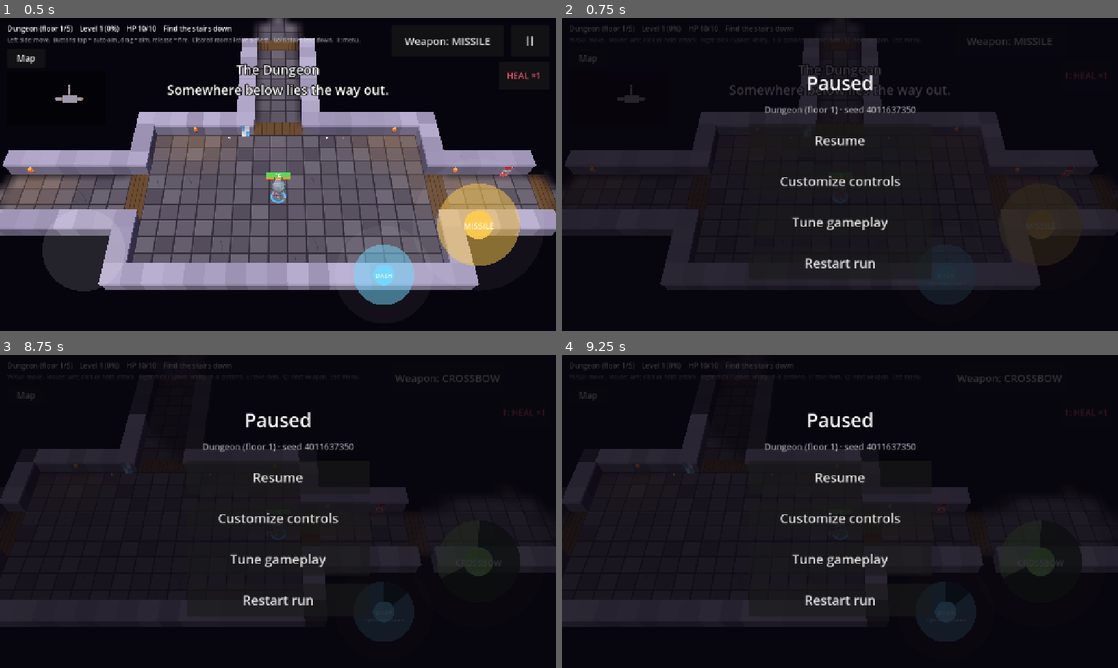
Above: before the commit, frames 1-4 (two rows, left to right).
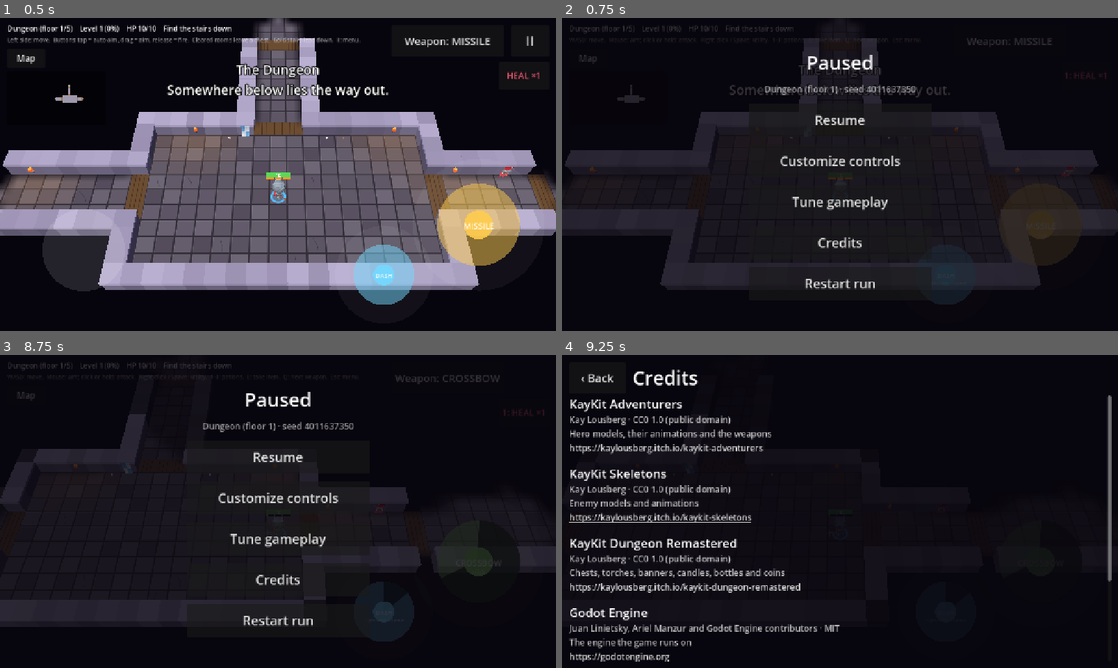
Above: after the commit, the same moments.

Repository: Zenb0t/toto
Game: Godot game, scene res://scenes/main.tscn
Same seed, same stepped clock (60 frames per second), same inputs: the game is played once before the commit and once after it.
Inputs (mouse positions are in pixels of both pictures, inside the frame that each line leads up to):
- Up to frame 1 (0.5 s): no input
- Up to frame 2 (0.75 s): click "II" at 0.5 s
- Up to frame 3 (8.75 s): click "Resume" at 1.25 s; click "Weapon: MISSILE" at 2 s; click "Weapon: SWORD" at 2.75 s; tap Enter at 3.5, 4.25 s; drag from (55, 436) to (333, 442) at 3.52 s; drag from (278, 511) to (250, 574) at 4.27 s; move the mouse to (333, 442) at 5.02 s; hold D (move_right) 5.03-5.75 s; tap 2 (drink_potion_2) at 5.1 s; click (333, 442) at 5.17 s; drag from (250, 574) to (111, 464) at 5.77 s; move the mouse to (444, 558) at 6.52 s; hold A (move_left) 6.53-7.25 s; hold Q (switch_weapon) 6.53-7.25 s; click (444, 558) at 6.67 s; tap Space at 6.77 s; tap M (toggle_minimap) at 7.15 s; drag from (111, 464) to (194, 433) at 7.27 s; move the mouse to (305, 511) at 8.02 s; hold S (move_down) from 8.03 s (still down); hold Right mouse button (use_utility) from 8.03 s (still down); click (305, 511) at 8.17 s; tap Escape (ui_cancel) at 8.65 s
- Up to frame 4 (9.25 s): release S (move_down) at 8.75 s; release Right mouse button (use_utility) at 8.75 s; click (840, 580) at 8.75 s, where only the run after the commit has a clickable "Credits"

Frame 1 is identical in both runs. In frame 2, 3.3% of the frame differs, in the area x 36-64%, y 11-87%; in frame 3, 3.2%; in frame 4, 9.5%, in the area x 1-99%, y 2-98%.

Commit message:
Add a Credits screen to the pause menu
Lists the KayKit packs, Godot and its default font, with author, license and link.
A test fails if a pack in assets/ is not credited.

Co-Authored-By: Claude Sonnet 5.5 <noreply@anthropic.com>
Claude-Session: https://claude.ai/code/session_01NBTQhKDyHsFYvgbDwCJ3N2

Diff:
--- a/scenes/main.tscn
+++ b/scenes/main.tscn
@@ -9,6 +9,7 @@
 [ext_resource type="Script" path="res://scripts/ui/potion_bar.gd" id="7"]
 [ext_resource type="Script" path="res://scripts/ui/run_summary_panel.gd" id="8"]
 [ext_resource type="Script" path="res://scripts/ui/keyboard_mouse_controls.gd" id="9"]
+[ext_resource type="Script" path="res://scripts/ui/credits_panel.gd" id="10"]
 
 [node name="Main" type="Node2D"]
 script = ExtResource("1")
@@ -94,6 +95,15 @@
 
 [node name="TuningPanel" parent="Overlay" instance=ExtResource("5")]
 
+[node name="CreditsPanel" type="Control" parent="Overlay"]
+layout_mode = 3
+anchors_preset = 15
+anchor_right = 1.0
+anchor_bottom = 1.0
+grow_horizontal = 2
+grow_vertical = 2
+script = ExtResource("10")
+
 [node name="RunSummary" type="Control" parent="Overlay"]
 layout_mode = 3
 anchors_preset = 15
--- a/scenes/ui/pause_menu.tscn
+++ b/scenes/ui/pause_menu.tscn
@@ -43,9 +43,9 @@
 anchor_right = 0.5
 anchor_bottom = 0.5
 offset_left = -210.0
-offset_top = -235.0
+offset_top = -270.0
 offset_right = 210.0
-offset_bottom = 235.0
+offset_bottom = 270.0
 grow_horizontal = 2
 grow_vertical = 2
 theme_override_constants/separation = 18
@@ -85,6 +85,13 @@
 theme_override_font_sizes/font_size = 30
 text = "Tune gameplay"
 
+[node name="Credits" type="Button" parent="Panel/Items"]
+custom_minimum_size = Vector2(0, 76)
+layout_mode = 2
+focus_mode = 0
+theme_override_font_sizes/font_size = 30
+text = "Credits"
+
 [node name="Restart" type="Button" parent="Panel/Items"]
 custom_minimum_size = Vector2(0, 76)
 layout_mode = 2
--- a/scripts/main.gd
+++ b/scripts/main.gd
@@ -68,6 +68,7 @@
 @onready var _pause_menu: PauseMenu = $Overlay/PauseMenu
 @onready var _layout_editor: LayoutEditor = $Overlay/LayoutEditor
 @onready var _tuning_panel: TuningPanel = $Overlay/TuningPanel
+@onready var _credits_panel: CreditsPanel = $Overlay/CreditsPanel
 @onready var _run_summary: RunSummaryPanel = $Overlay/RunSummary
 
 
@@ -218,6 +219,8 @@
 	_pause_menu.tuning_requested.connect(_on_tuning_requested)
 	_tuning_panel.tuning_changed.connect(_apply_tuning)
 	_tuning_panel.finished.connect(_on_tuning_finished)
+	_pause_menu.credits_requested.connect(_on_credits_requested)
+	_credits_panel.finished.connect(_on_credits_finished)
 	_run_summary.play_again_pressed.connect(_restart)
 
 
@@ -596,6 +599,16 @@
 	_pause_menu.return_to_panel()
 
 
+func _on_credits_requested() -> void:
+	_hud_layer.hide()
+	_credits_panel.open()
+
+
+func _on_credits_finished() -> void:
+	_hud_layer.show()
+	_pause_menu.return_to_panel()
+
+
 func _warn_if_failed(error: Error, what: String) -> void:
 	if error != OK:
 		push_warning("Could not save %s: %s" % [what, error_string(error)])
--- /dev/null
+++ b/scripts/ui/credits.gd
@@ -0,0 +1,41 @@
+class_name Credits
+extends RefCounted
+## Everything third-party the game is built with: who made it, under which license, and what we use it for.
+## Plain data, so the credits screen only has to show it.
+
+
+class Entry:
+	var name: String
+	var author: String
+	var license: String
+	var url: String
+	var used_for: String
+
+	func _init(entry_name: String, entry_author: String, entry_license: String, entry_url: String, entry_used_for: String) -> void:
+		name = entry_name
+		author = entry_author
+		license = entry_license
+		url = entry_url
+		used_for = entry_used_for
+
+
+const CC0 := "CC0 1.0 (public domain)"
+
+
+## Art first, then what the game runs on.
+static func entries() -> Array[Entry]:
+	return [
+		Entry.new("KayKit Adventurers", "Kay Lousberg", CC0, "https://kaylousberg.itch.io/kaykit-adventurers", "Hero models, their animations and the weapons"),
+		Entry.new("KayKit Skeletons", "Kay Lousberg", CC0, "https://kaylousberg.itch.io/kaykit-skeletons", "Enemy models and animations"),
+		Entry.new("KayKit Dungeon Remastered", "Kay Lousberg", CC0, "https://kaylousberg.itch.io/kaykit-dungeon-remastered", "Chests, torches, banners, candles, bottles and coins"),
+		Entry.new("Godot Engine", "Juan Linietsky, Ariel Manzur and Godot Engine contributors", "MIT", "https://godotengine.org", "The engine the game runs on"),
+		Entry.new("Noto Sans", "Google", "SIL Open Font License 1.1", "https://fonts.google.com/noto/specimen/Noto+Sans", "Godot's default font, used for all the text"),
+	]
+
+
+## What the game was inspired by and the tools it was made with; not code or assets we ship.
+static func thanks() -> PackedStringArray:
+	return PackedStringArray([
+		"Inspired by Dungeon Crawl Stone Soup and Brawl Stars.",
+		"Tests run on GUT by Tom \"Butch\" Wesley (MIT), which is not part of the game build.",
+	])
--- /dev/null
+++ b/scripts/ui/credits_panel.gd
@@ -0,0 +1,107 @@
+class_name CreditsPanel
+extends Control
+## Full-screen list of what the game is built with (see Credits): name, author, license and what it is used for,
+## with a link to each source. Back or Esc closes it; it only reports that, the composition root decides what's next.
+
+signal finished
+
+const BACKDROP_COLOR := Color(0.03, 0.02, 0.05, 0.92)
+const TITLE_SIZE := 44
+const NAME_SIZE := 28
+const LINE_SIZE := 20
+const BUTTON_SIZE := Vector2(130, 72)
+const MARGIN := 16
+const ENTRY_SEPARATION := 24
+const DETAIL_COLOR := Color(1, 1, 1, 0.75)
+
+var _list := VBoxContainer.new()
+
+
+func _ready() -> void:
+	set_anchors_preset(Control.PRESET_FULL_RECT)
+	var backdrop := ColorRect.new()
+	backdrop.color = BACKDROP_COLOR
+	backdrop.set_anchors_preset(Control.PRESET_FULL_RECT)
+	add_child(backdrop)
+	var page := VBoxContainer.new()
+	page.set_anchors_preset(Control.PRESET_FULL_RECT)
+	page.offset_left = MARGIN
+	page.offset_top = MARGIN
+	page.offset_right = -MARGIN
+	page.offset_bottom = -MARGIN
+	add_child(page)
+	page.add_child(_build_bar())
+	var scroll := ScrollContainer.new()
+	scroll.size_flags_vertical = Control.SIZE_EXPAND_FILL
+	scroll.horizontal_scroll_mode = ScrollContainer.SCROLL_MODE_DISABLED
+	page.add_child(scroll)
+	_list.size_flags_horizontal = Control.SIZE_EXPAND_FILL
+	_list.add_theme_constant_override("separation", ENTRY_SEPARATION)
+	scroll.add_child(_list)
+	_fill_list()
+	hide()
+
+
+func open() -> void:
+	show()
+
+
+func close() -> void:
+	hide()
+	finished.emit()
+
+
+func _unhandled_input(event: InputEvent) -> void:
+	if visible and event.is_action_pressed(&"ui_cancel"):
+		close()
+		get_viewport().set_input_as_handled()
+
+
+func _build_bar() -> Control:
+	var bar := HBoxContainer.new()
+	bar.add_theme_constant_override("separation", 16)
+	var back := Button.new()
+	back.text = "‹ Back"
+	back.custom_minimum_size = BUTTON_SIZE
+	back.focus_mode = Control.FOCUS_NONE
+	back.add_theme_font_size_override("font_size", 26)
+	back.pressed.connect(close)
+	bar.add_child(back)
+	var title := Label.new()
+	title.text = "Credits"
+	title.add_theme_font_size_override("font_size", TITLE_SIZE)
+	bar.add_child(title)
+	return bar
+
+
+func _fill_list() -> void:
+	for entry in Credits.entries():
+		_list.add_child(_entry_view(entry))
+	for line in Credits.thanks():
+		_list.add_child(_line(line, DETAIL_COLOR))
+
+
+func _entry_view(entry: Credits.Entry) -> Control:
+	var box := VBoxContainer.new()
+	var title := _line(entry.name, Color.WHITE)
+	title.add_theme_font_size_override("font_size", NAME_SIZE)
+	box.add_child(title)
+	box.add_child(_line("%s · %s" % [entry.author, entry.license], DETAIL_COLOR))
+	box.add_child(_line(entry.used_for, DETAIL_COLOR))
+	var link := LinkButton.new()
+	link.text = entry.url
+	link.uri = entry.url
+	link.focus_mode = Control.FOCUS_NONE
+	link.size_flags_horizontal = Control.SIZE_SHRINK_BEGIN
+	link.add_theme_font_size_override("font_size", LINE_SIZE)
+	box.add_child(link)
+	return box
+
+
+func _line(text: String, color: Color) -> Label:
+	var label := Label.new()
+	label.text = text
+	label.autowrap_mode = TextServer.AUTOWRAP_WORD_SMART
+	label.add_theme_font_size_override("font_size", LINE_SIZE)
+	label.add_theme_color_override("font_color", color)
+	return label
--- a/scripts/ui/pause_menu.gd
+++ b/scripts/ui/pause_menu.gd
@@ -7,6 +7,7 @@
 signal closed
 signal customize_requested
 signal tuning_requested
+signal credits_requested
 signal restart_requested
 
 @onready var _open_button: Button = $OpenButton
@@ -19,6 +20,7 @@
 	$Panel/Items/Resume.pressed.connect(close)
 	$Panel/Items/Customize.pressed.connect(_open_sub_screen.bind(customize_requested))
 	$Panel/Items/Tune.pressed.connect(_open_sub_screen.bind(tuning_requested))
+	$Panel/Items/Credits.pressed.connect(_open_sub_screen.bind(credits_requested))
 	$Panel/Items/Restart.pressed.connect(restart_requested.emit)
 	_show_panel(false)
 
--- /dev/null
+++ b/tests/integration/test_credits_panel.gd
@@ -0,0 +1,57 @@
+extends GutTest
+## Opens and closes the credits screen the way a player would.
+
+
+func _panel() -> CreditsPanel:
+	var panel := CreditsPanel.new()
+	add_child_autofree(panel)
+	return panel
+
+
+func _press_escape() -> void:
+	var event := InputEventKey.new()
+	event.physical_keycode = KEY_ESCAPE
+	event.keycode = KEY_ESCAPE
+	event.pressed = true
+	Input.parse_input_event(event)
+
+
+func _texts_of(node: Node) -> PackedStringArray:
+	var texts := PackedStringArray()
+	for child in node.get_children():
+		if child is Label or child is BaseButton:
+			texts.append(child.text)
+		texts.append_array(_texts_of(child))
+	return texts
+
+
+func test_it_is_hidden_until_opened() -> void:
+	assert_false(_panel().visible)
+
+
+func test_opening_shows_every_credited_work_with_its_author() -> void:
+	var panel := _panel()
+	panel.open()
+	var texts := " | ".join(_texts_of(panel))
+	for entry in Credits.entries():
+		assert_string_contains(texts, entry.name)
+		assert_string_contains(texts, entry.author)
+
+
+func test_pressing_back_closes_it_and_says_so() -> void:
+	var panel := _panel()
+	watch_signals(panel)
+	panel.open()
+	panel.close()
+	assert_false(panel.visible)
+	assert_signal_emitted(panel, "finished")
+
+
+func test_escape_closes_it() -> void:
+	var panel := _panel()
+	watch_signals(panel)
+	panel.open()
+	_press_escape()
+	await wait_process_frames(2)
+	assert_false(panel.visible)
+	assert_signal_emitted(panel, "finished")
--- /dev/null
+++ b/tests/unit/test_credits.gd
@@ -0,0 +1,32 @@
+extends GutTest
+## The credits must name every third-party pack the game ships, so none goes uncredited.
+
+const ASSET_PACKS_ON_DISK := ["kaykit_adventurers", "kaykit_skeletons", "kaykit_dungeon"]
+
+
+func _names() -> PackedStringArray:
+	var names := PackedStringArray()
+	for entry in Credits.entries():
+		names.append(entry.name)
+	return names
+
+
+func test_every_kaykit_pack_in_the_assets_folder_is_credited() -> void:
+	for pack in ASSET_PACKS_ON_DISK:
+		assert_true(DirAccess.dir_exists_absolute("res://assets/%s" % pack), "%s is no longer in assets/" % pack)
+	var names := " ".join(_names())
+	assert_string_contains(names, "KayKit Adventurers")
+	assert_string_contains(names, "KayKit Skeletons")
+	assert_string_contains(names, "KayKit Dungeon")
+
+
+func test_the_engine_is_credited() -> void:
+	assert_has(_names(), "Godot Engine")
+
+
+func test_every_entry_tells_who_made_it_under_which_license_and_where_to_find_it() -> void:
+	for entry in Credits.entries():
+		assert_ne(entry.author, "", "%s has no author" % entry.name)
+		assert_ne(entry.license, "", "%s has no license" % entry.name)
+		assert_ne(entry.used_for, "", "%s says nothing about its use" % entry.name)
+		assert_true(entry.url.begins_with("https://"), "%s has no link" % entry.name)
Not shown: 1 places in scenes/main.tscn that only renumber resources
Not shown, added: scripts/ui/credits.gd.uid
Not shown, added: scripts/ui/credits_panel.gd.uid
Not shown, added: tests/integration/test_credits_panel.gd.uid
Not shown, added: tests/unit/test_credits.gd.uid
Not shown, changed: README.md
Not shown, changed: docs/design.md
